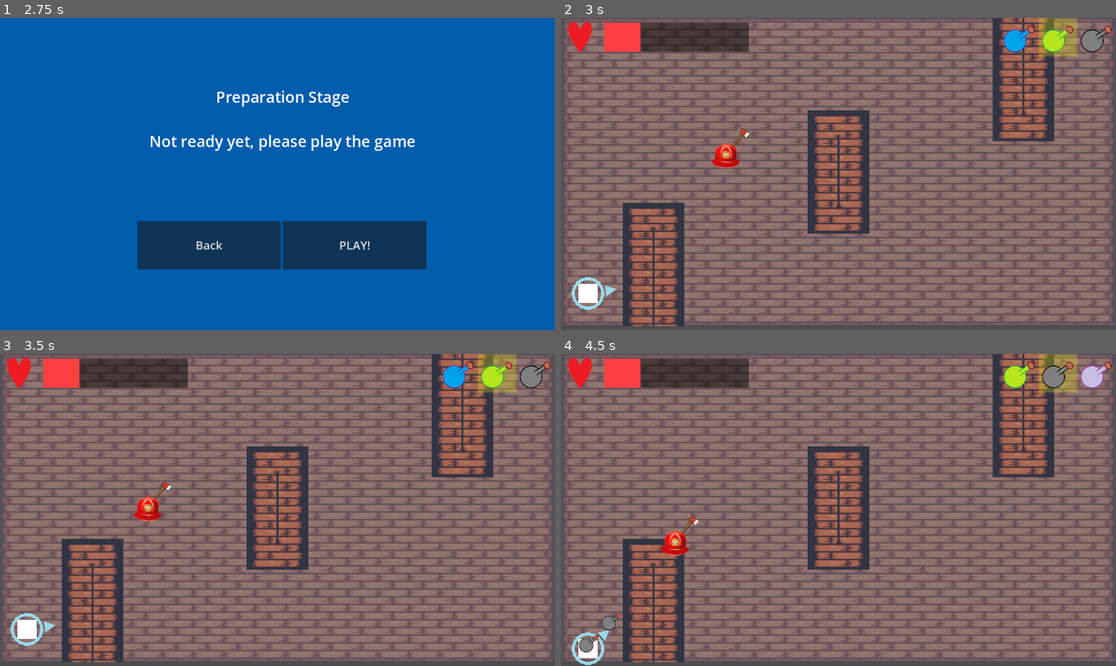
Above: before the commit, frames 1-4 (two rows, left to right).
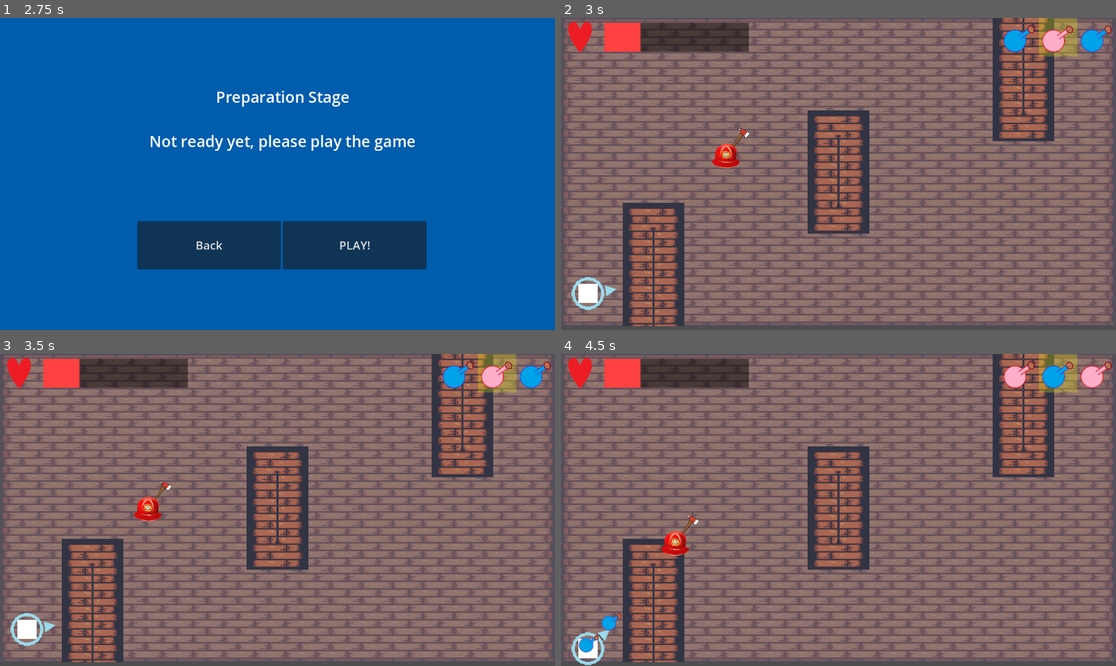
Above: after the commit, the same moments.

Repository: K-O-META/Alchemy_Prot_1
Game: Godot game, scene res://Stages/MenuStage/menu_stage.tscn
Same seed, same stepped clock (60 frames per second), same inputs: the game is played once before the commit and once after it.
Inputs (mouse positions are in pixels of both pictures, inside the frame that each line leads up to):
- Up to frame 1 (2.75 s): click "Start" at 0.5 s; click "Next" at 1.25 s; click "Next" at 2 s
- Up to frame 2 (3 s): click "PLAY!" at 2.75 s
- Up to frame 3 (3.5 s): no input
- Up to frame 4 (4.5 s): move the mouse to (960, 494) at 3.52 s; hold E (potion_switch_right) 3.53-4.28 s; click (960, 494) at 3.6 s; move the mouse to (727, 525) at 4.27 s; hold Down (ui_down) from 4.28 s (still down); click (727, 525) at 4.35 s

Frame 1 is identical in both runs. In frame 2, 0.5% of the frame differs, in the area x 86-99%, y 3-11%; in frame 3, 0.5%; in frame 4, 1.0%, in the area x 3-99%, y 3-96%.

Commit message:
Add essence_component, tag_component and dealing dmg system

Diff:
--- /dev/null
+++ b/Entities/Components/EssenceComponent/essence_component.gd
@@ -0,0 +1,13 @@
+class_name EssenceComponent extends Node2D
+
+# IF MORE THAN ONE ESSENCE
+#enum Essences { FIRE, WATER, WIND, EARTH }
+#@export var activ_essence: Array[Essences] = [Essences.FIRE]
+
+@export var activ_essence: game_manager.Essences = game_manager.Essences.FIRE
+
+func change_essence(new_essence: game_manager.Essences) -> void:
+	activ_essence = new_essence
+
+func return_activ_essence() -> game_manager.Essences:
+	return activ_essence
--- /dev/null
+++ b/Entities/Components/EssenceComponent/essence_component.tscn
@@ -0,0 +1,6 @@
+[gd_scene load_steps=2 format=3 uid="uid://bg872vxqwe6vv"]
+
+[ext_resource type="Script" uid="uid://ig072qsv6g3e" path="res://Entities/Components/EssenceComponent/essence_component.gd" id="1_25vtn"]
+
+[node name="EssenceComponent" type="Node2D"]
+script = ExtResource("1_25vtn")
--- /dev/null
+++ b/Entities/Components/HealtComponent/health_component.gd
@@ -0,0 +1,21 @@
+class_name HealthComponent extends Node2D
+
+@export var max_health: int = 10
+var current_health: int
+
+
+func _ready() -> void:
+	current_health = max_health
+
+
+func take_damage(amount: int) -> void:
+	current_health -= amount
+	if current_health <= 0:
+		die()
+
+
+func die() -> void:
+	# Handle death logic here, e.g., play animation, drop loot, etc.
+	var parent = get_parent()
+	print("Enemy died: ", parent.name)
+	parent.queue_free()
--- a/Entities/Components/health_component.tscn
+++ b/Entities/Components/HealtComponent/health_component.tscn
@@ -1,6 +1,6 @@
 [gd_scene load_steps=2 format=3 uid="uid://psc1y6u8b60x"]
 
-[ext_resource type="Script" uid="uid://cywqtxj8bdk8d" path="res://Entities/Components/health_component.gd" id="1_bbh48"]
+[ext_resource type="Script" uid="uid://cywqtxj8bdk8d" path="res://Entities/Components/HealtComponent/health_component.gd" id="1_bbh48"]
 
 [node name="HealthComponent" type="Node2D"]
 script = ExtResource("1_bbh48")
--- /dev/null
+++ b/Entities/Components/TAGComponent/tag_component.gd
@@ -0,0 +1,27 @@
+class_name TAGComponent extends Node2D
+
+enum Essence_TAG { FIRE, ICE }
+enum Essence_reaction { VULNERABLE, RESISTANT, HEALS_ME }
+@export var tag: Essence_TAG = Essence_TAG.FIRE
+@export var reaction: Essence_reaction = Essence_reaction.VULNERABLE
+
+func reaction_for_damage(essence: game_manager.Essences, damage: float) -> void:
+	if essence == tag:
+		if reaction == Essence_reaction.VULNERABLE:
+			damage *= 2
+		elif reaction == Essence_reaction.RESISTANT:
+			damage *= 0.5
+		elif reaction == Essence_reaction.HEALS_ME:
+			damage *= -0.3
+
+"""enum TAGs { FIRE_VULNERABLE, FIRE_RESISTANT, FIRE_HEALS_ME,
+ICE_VULNERABLE, ICE_RESISTANT, ICE_HEALS_ME }
+
+@export var tags_array: Array[TAGs] = [TAGs.FIRE_VULNERABLE]
+
+func reaction_for_damage(essence: game_manager.Essences, damage: float) -> void:
+	for tag in tags_array:
+		if essence == tag:
+			TAGs.FIRE_VULNERABLE:
+				if essence == game_manager.Essences.FIRE:
+					damage *= 2"""
--- /dev/null
+++ b/Entities/Components/TAGComponent/tag_component.tscn
@@ -0,0 +1,6 @@
+[gd_scene load_steps=2 format=3 uid="uid://cn1v1yga5oq8u"]
+
+[ext_resource type="Script" uid="uid://bq5n04l4osdlt" path="res://Entities/Components/TAGComponent/tag_component.gd" id="1_43w8x"]
+
+[node name="TAGComponent" type="Node2D"]
+script = ExtResource("1_43w8x")
--- a/Entities/Components/health_component.gd
+++ /dev/null
@@ -1,21 +0,0 @@
-class_name HealthComponent extends Node2D
-
-@export var max_health: int = 10
-var current_health: int
-
-
-func _ready() -> void:
-    current_health = max_health
-
-
-func take_damage(amount: int) -> void:
-    current_health -= amount
-    if current_health <= 0:
-        die()
-
-
-func die() -> void:
-    # Handle death logic here, e.g., play animation, drop loot, etc.
-    var parent = get_parent()
-    print("Enemy died: ", parent.name)
-    parent.queue_free()
--- a/Entities/Enemies/enemy_base.gd
+++ b/Entities/Enemies/enemy_base.gd
@@ -6,8 +6,8 @@
 
 
 func take_damage(amount: int) -> void:
-    if not health_component:
-        print_debug("No health component attached to enemy.")
-        return
+	if not health_component:
+		print_debug("No health component attached to enemy.")
+		return
 
-    health_component.take_damage(amount)
+	health_component.take_damage(amount)
--- a/Entities/Enemies/fire_fighter.tscn
+++ b/Entities/Enemies/fire_fighter.tscn
@@ -6,7 +6,7 @@
 [ext_resource type="Script" uid="uid://d1l7oy0kk15dn" path="res://Entities/Enemies/axe.gd" id="3_si3oy"]
 [ext_resource type="Script" uid="uid://k5da5w661db8" path="res://Entities/Enemies/melee_attack.gd" id="3_ugeu3"]
 [ext_resource type="Script" uid="uid://c7ikf18t5bgs7" path="res://Entities/Enemies/rush_behaviour.gd" id="4_lq4a0"]
-[ext_resource type="PackedScene" uid="uid://psc1y6u8b60x" path="res://Entities/Components/health_component.tscn" id="5_xaocg"]
+[ext_resource type="PackedScene" uid="uid://psc1y6u8b60x" path="res://Entities/Components/HealtComponent/health_component.tscn" id="5_xaocg"]
 
 [sub_resource type="RectangleShape2D" id="RectangleShape2D_hfku6"]
 size = Vector2(38, 38)
--- a/Entities/Player/player.tscn
+++ b/Entities/Player/player.tscn
@@ -3,7 +3,7 @@
 [ext_resource type="Script" uid="uid://bcsvkwu5es0qt" path="res://Entities/Player/player.gd" id="1_mv1ah"]
 [ext_resource type="Texture2D" uid="uid://cpoxr1xmgtlt4" path="res://Entities/Player/Aiming Circle.png" id="2_3uyv8"]
 [ext_resource type="Texture2D" uid="uid://dgc3hruwhtxdu" path="res://Entities/Player/Aiming Arrow.png" id="3_lu8i8"]
-[ext_resource type="PackedScene" uid="uid://psc1y6u8b60x" path="res://Entities/Components/health_component.tscn" id="4_tekja"]
+[ext_resource type="PackedScene" uid="uid://psc1y6u8b60x" path="res://Entities/Components/HealtComponent/health_component.tscn" id="4_tekja"]
 
 [sub_resource type="RectangleShape2D" id="RectangleShape2D_ix6vc"]
 size = Vector2(40, 40)
--- a/Entities/PotionToThrow/potion_to_throw.gd
+++ b/Entities/PotionToThrow/potion_to_throw.gd
@@ -1,5 +1,6 @@
 extends Area2D
 
+var is_alive: bool = true
 var lifespan: float = 1.0
 var life_duration: float = 0.0
 var start_position: Vector2
@@ -7,13 +8,9 @@
 
 # Called when the node enters the scene tree for the first time.
 func _ready() -> void:
-	match (game_manager.potions_counter + 1) % 6:
+	match (game_manager.potions_counter + 1) % 2:
 		0:$PotionTexture.texture = load("res://Assets/Potion Blue.png")
-		1:$PotionTexture.texture = load("res://Assets/Potion Green.png")
-		2:$PotionTexture.texture = load("res://Assets/Potion Grey.png")
-		3:$PotionTexture.texture = load("res://Assets/Potion Purple.png")
-		4:$PotionTexture.texture = load("res://Assets/Potion Red.png")
-		5:$PotionTexture.texture = load("res://Assets/Potion Yellow.png")
+		1:$PotionTexture.texture = load("res://Assets/Potion Red.png")
 
 func init_grenade(position_t: Vector2, destination_t: Vector2) -> void:
 	start_position = position_t
@@ -26,9 +23,16 @@
 	if life_duration <= lifespan:
 		position = lerp(start_position, destination, (life_duration/lifespan))
 	else:
-		explode()
+		if is_alive:
+			is_alive = false
+			explode()
 
 func explode() -> void:
-	$ExplosionTexture.visible = true
+	$Explosion.visible = true
+	var bodies = $Explosion.get_overlapping_bodies()
+	for body in bodies:
+		if body.has_method("take_damage"):
+			body.take_damage(4)
+
 	await get_tree().create_timer(1.0).timeout
 	queue_free()
--- a/Entities/PotionToThrow/potion_to_throw.tscn
+++ b/Entities/PotionToThrow/potion_to_throw.tscn
@@ -1,11 +1,15 @@
-[gd_scene load_steps=5 format=3 uid="uid://dmrbnmyad6wr2"]
+[gd_scene load_steps=7 format=3 uid="uid://dmrbnmyad6wr2"]
 
 [ext_resource type="Texture2D" uid="uid://d11vfswbnwfub" path="res://Assets/Potion Blue.png" id="1_b1jdu"]
 [ext_resource type="Script" uid="uid://bwu6ff65pcxih" path="res://Entities/PotionToThrow/potion_to_throw.gd" id="1_g2bs8"]
 [ext_resource type="Texture2D" uid="uid://36v8gjdnyohq" path="res://Entities/PotionToThrow/Explosion.png" id="3_653xo"]
+[ext_resource type="PackedScene" uid="uid://bg872vxqwe6vv" path="res://Entities/Components/EssenceComponent/essence_component.tscn" id="4_k8q42"]
 
 [sub_resource type="CircleShape2D" id="CircleShape2D_g2bs8"]
 radius = 113.39
+
+[sub_resource type="CircleShape2D" id="CircleShape2D_k8q42"]
+radius = 381.81
 
 [node name="PotionToThrow" type="Area2D"]
 scale = Vector2(0.2, 0.2)
@@ -28,8 +32,12 @@
 [node name="PotionColissionShape" type="CollisionShape2D" parent="."]
 shape = SubResource("CircleShape2D_g2bs8")
 
-[node name="ExplosionTexture" type="TextureRect" parent="."]
+[node name="EssenceComponent" parent="." instance=ExtResource("4_k8q42")]
+
+[node name="Explosion" type="Area2D" parent="."]
 visible = false
+
+[node name="ExplosionTexture" type="TextureRect" parent="Explosion"]
 anchors_preset = 8
 anchor_left = 0.5
 anchor_top = 0.5
@@ -43,3 +51,6 @@
 grow_vertical = 2
 scale = Vector2(3, 3)
 texture = ExtResource("3_653xo")
+
+[node name="CollisionShape2D" type="CollisionShape2D" parent="Explosion"]
+shape = SubResource("CircleShape2D_k8q42")
--- a/Stages/PreparationStage/preparation_stage.gd
+++ b/Stages/PreparationStage/preparation_stage.gd
@@ -1,6 +1,6 @@
 extends Node2D
 
-var inventory_potions: Array = [0,1,2,3,4,5]
+var inventory_potions: Array = [0,1]
 
 
 func _on_back_button_pressed() -> void:
--- a/Utilities/GameManager/game_manager.gd
+++ b/Utilities/GameManager/game_manager.gd
@@ -1,6 +1,8 @@
 extends Node2D
 
-var inventory_potions: Array = [0,1,2]
+enum Essences { FIRE, ICE }
+
+var inventory_potions: Array = [0,1]
 var potions_counter: int = -1
 
 func _ready() -> void:
--- a/Utilities/UI/ui.gd
+++ b/Utilities/UI/ui.gd
@@ -17,11 +17,7 @@
 
 func load_potions() -> void:
 	potion_icons.append(load("res://Assets/Potion Blue.png"))
-	potion_icons.append(load("res://Assets/Potion Green.png"))
-	potion_icons.append(load("res://Assets/Potion Grey.png"))
-	potion_icons.append(load("res://Assets/Potion Purple.png"))
 	potion_icons.append(load("res://Assets/Potion Red.png"))
-	potion_icons.append(load("res://Assets/Potion Yellow.png"))
 
 # Called when the node enters the scene tree for the first time.
 func _ready() -> void:
Not shown, added: Entities/Components/EssenceComponent/essence_component.gd.uid
Renamed: Entities/Components/health_component.gd.uid -> Entities/Components/HealtComponent/health_component.gd.uid
Not shown, added: Entities/Components/TAGComponent/tag_component.gd.uid
